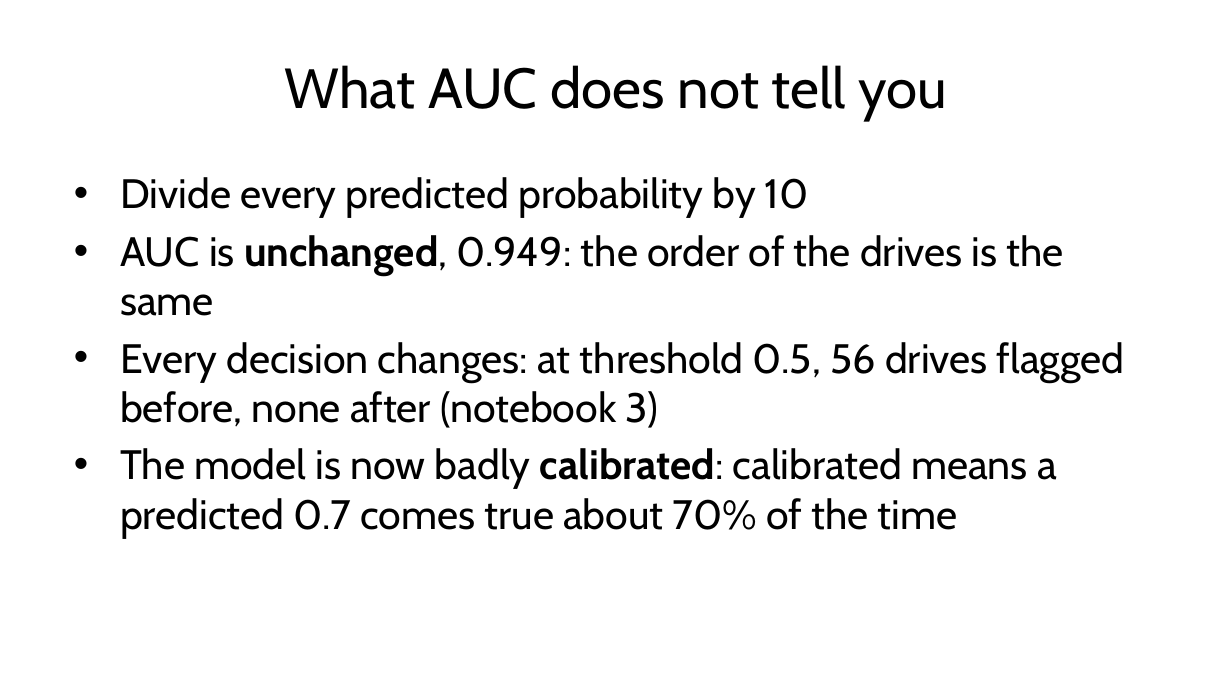
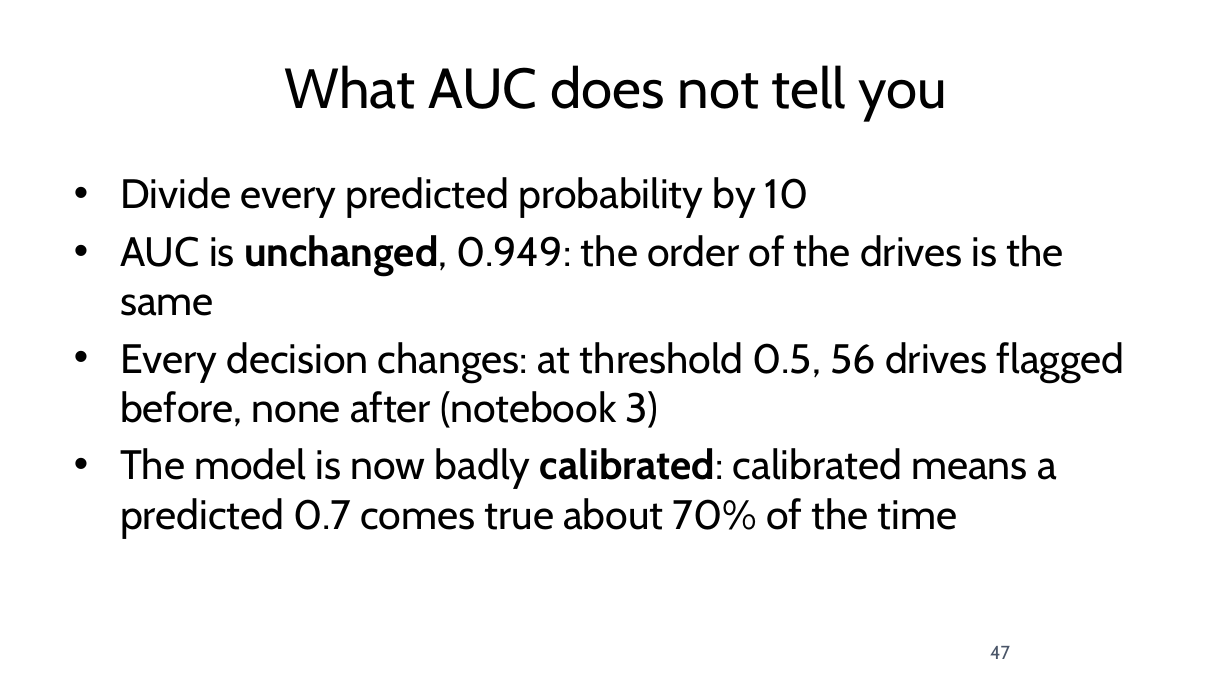
Before and after one commit to fabioantonini/technologies-for-artificial-intelligence, a slide deck: slide 47 of Lessons/04_classification_and_metrics/Slides/classification_and_metrics_slides.pptx. Drawn at 1232x693 pixels with LibreOffice and Linux fonts; fonts in the diff are those of the drawing; background and template pictures are left out. Boxes give left, top, right and bottom in pixels: in the first picture for what was removed or moved away, otherwise in the second. Text is boxed around its words. In the diff, an @@ line names an element or a change of style, - is before the commit and + after.

```diff
--- a/Lessons/04_classification_and_metrics/Slides/classification_and_metrics_slides.pptx
+++ b/Lessons/04_classification_and_metrics/Slides/classification_and_metrics_slides.pptx
@@ page number added at bbox=[990, 646, 1010, 659], 11 pt, text #4A5568 @@
+47
```
Also in this commit, not shown: 60 other slides changed, 5 other files.
